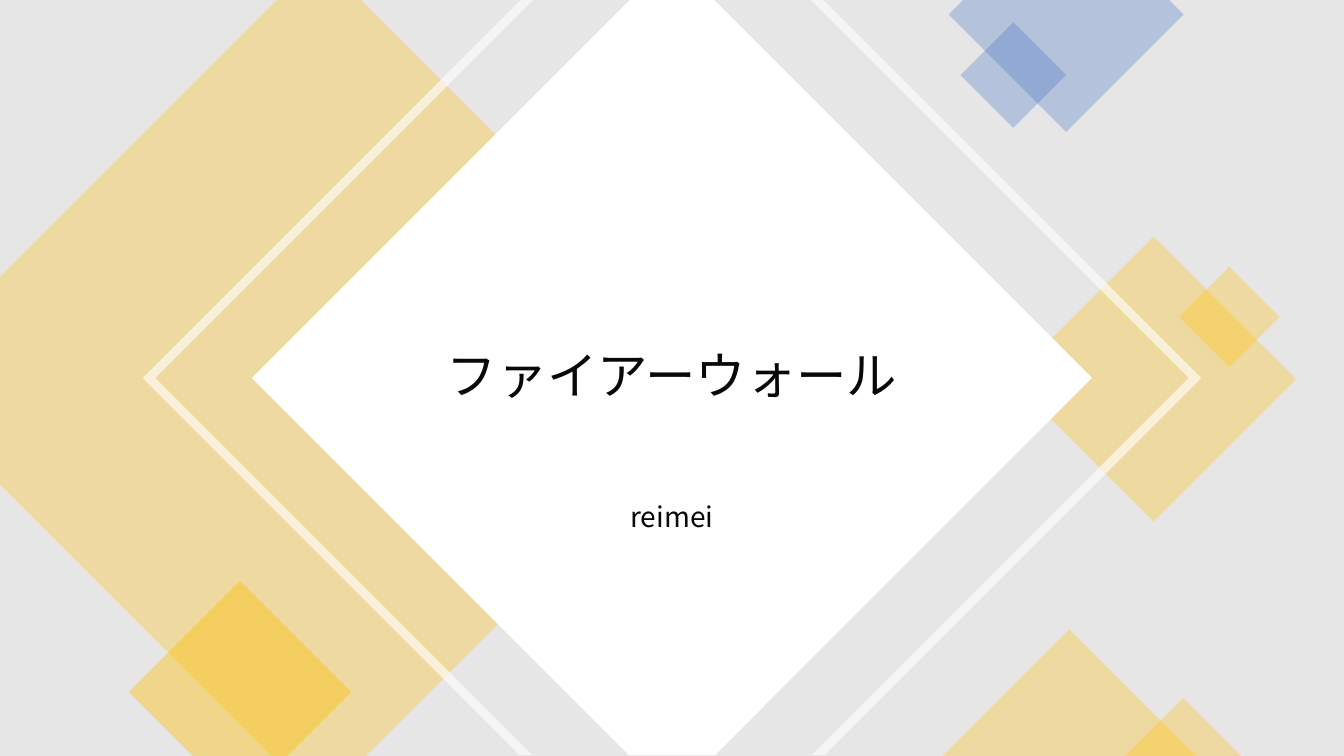
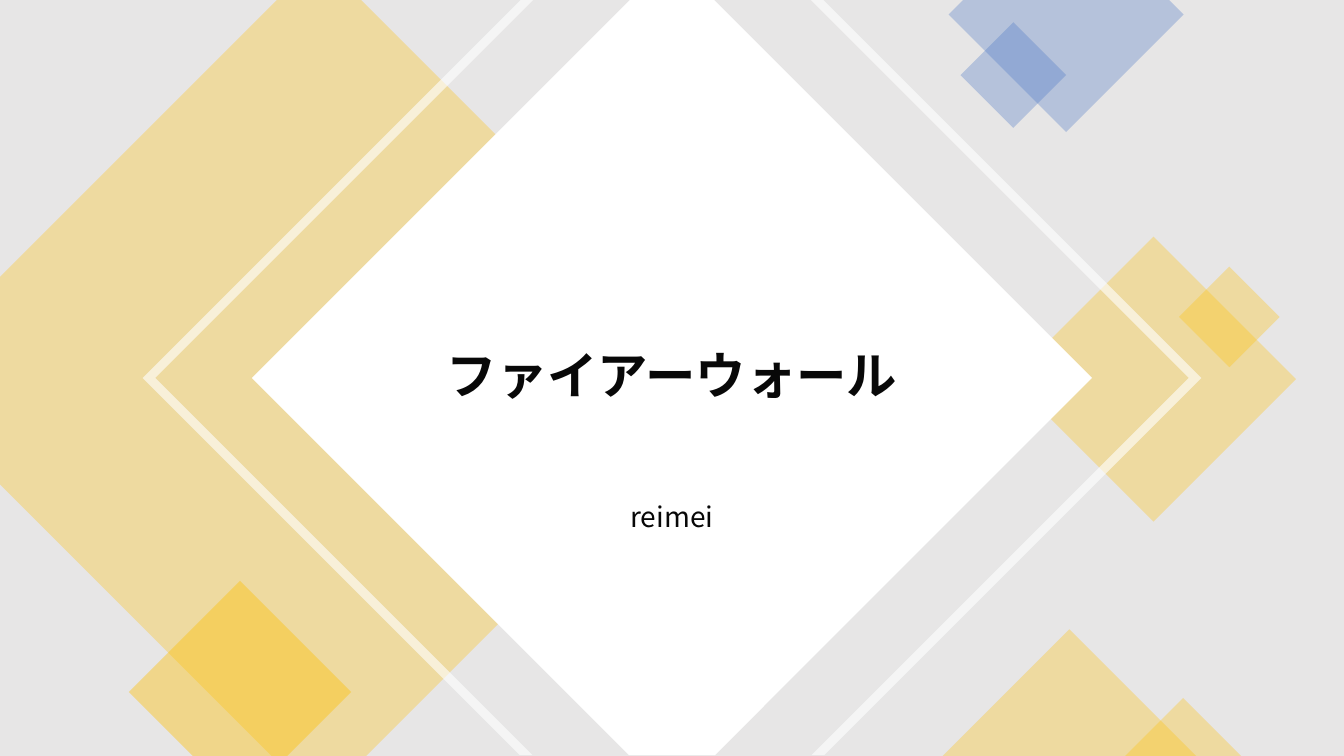
Before and after one commit to Reimei1213/LT, a slide deck: slide 1 of FireWall/LT_FireWall.pptx. Drawn at 1344x756 pixels with LibreOffice and Linux fonts; fonts in the diff are those of the drawing. Boxes give left, top, right and bottom in pixels: in the first picture for what was removed or moved away, otherwise in the second. Text is boxed around its words. In the diff, an @@ line names an element or a change of style, - is before the commit and + after.

```diff
--- a/FireWall/LT_FireWall.pptx
+++ b/FireWall/LT_FireWall.pptx
@@ title "ファイアーウォール" at [447,352,898,399]: bold on @@
```
Also in this commit, not shown: 6 other slides changed, 15 slides added, 1 slide removed, 2 other files.
